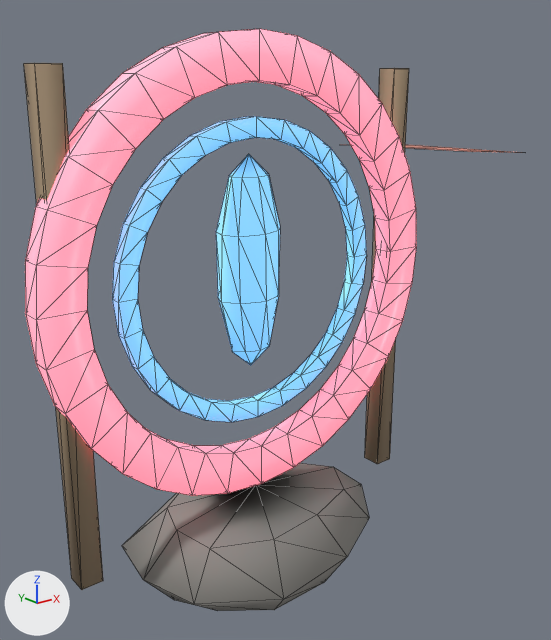
Two versions of the glTF model assets/models/world/route_markers.gltf, one commit apart.
Before and after are seen from a 50 mm lens placed at (-1.4, -1.86, 0.58), pointed at (0.11, 0.03, -0.18). The lights are fixed; the arrows at lower left show +X, +Y and +Z. The first picture is the older version. Mesh edges are drawn as thin lines. Where no turn or scale is listed for an object, it has been applied to the vertices.

Names of what the first picture shows: 'inner readable route gate ring', 'left support mast', 'objective shard', 'right support mast', 'route gate ring', 'stacked cairn base' and 1 more.
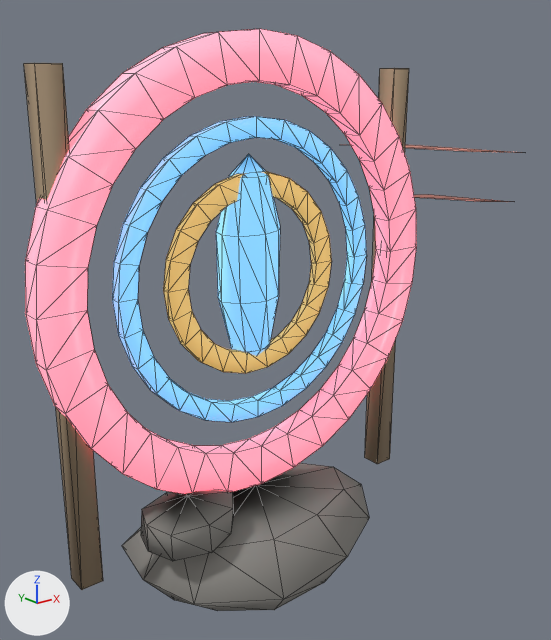
Where the change shows, as pixel boxes [x1, y1, x2, y2] in the pictures (551 x 640 px):
'painted landing glyph halo', added: after [163, 171, 332, 373]
'offset cairn pebble marker', added: after [141, 490, 233, 561]
'small wind torn pennant tail', added: after [414, 194, 510, 202]

Edits to the bpy script that builds the scene:
```text
Add mat_painted_landing_glyph:
    mat_painted_landing_glyph = principled_material('painted landing glyph')
    mat_painted_landing_glyph.base_color = (0.95, 0.77, 0.32)  # yellow #f9e399
    mat_painted_landing_glyph.roughness = 0.7
    mat_painted_landing_glyph.emission_color = (0.35, 0.16, 0.02)  # brown #a06f27
    mat_painted_landing_glyph.emission_strength = 1.0
Add me_offset_cairn_pebble_marker:
    me_offset_cairn_pebble_marker.from_pydata(...)  # 18 vertices, 32 faces; spans x -0.465..-0.153, y -0.205..0.046, z -0.81..-0.63
    me_offset_cairn_pebble_marker.materials.append(mat_stone_base_cairn)  # grey #8e8b86
Add me_small_wind_torn_pennant_tail:
    me_small_wind_torn_pennant_tail.from_pydata([(0.76, 0.182, 0.16), (0.915, 0.09, 0.16), (1.012, -0.234, 0.16), (0.921, -0.154, 0.16)], [], [(0, 1, 2), (0, 2, 3)])
    me_small_wind_torn_pennant_tail.materials.append(mat_weathered_route_pennant)  # pink #ea907c
Add me_painted_landing_glyph_halo:
    me_painted_landing_glyph_halo.from_pydata(...)  # 88 vertices, 176 faces; spans x -0.32..0.32, y -0.012..0.012, z -0.317..0.317
    me_painted_landing_glyph_halo.materials.append(mat_painted_landing_glyph)  # yellow #f9e399, glowing brown #a06f27
Add ob_offset_cairn_pebble_marker:
    ob_offset_cairn_pebble_marker = bpy.data.objects.new('offset cairn pebble marker', me_offset_cairn_pebble_marker)
    ob_offset_cairn_pebble_marker.location = (0.0, 0.0, 0.0)
Add ob_small_wind_torn_pennant_tail:
    ob_small_wind_torn_pennant_tail = bpy.data.objects.new('small wind torn pennant tail', me_small_wind_torn_pennant_tail)
    ob_small_wind_torn_pennant_tail.location = (0.0, 0.0, 0.0)
Add ob_painted_landing_glyph_halo:
    ob_painted_landing_glyph_halo = bpy.data.objects.new('painted landing glyph halo', me_painted_landing_glyph_halo)
    ob_painted_landing_glyph_halo.location = (0.0, 0.0, 0.0)
```
